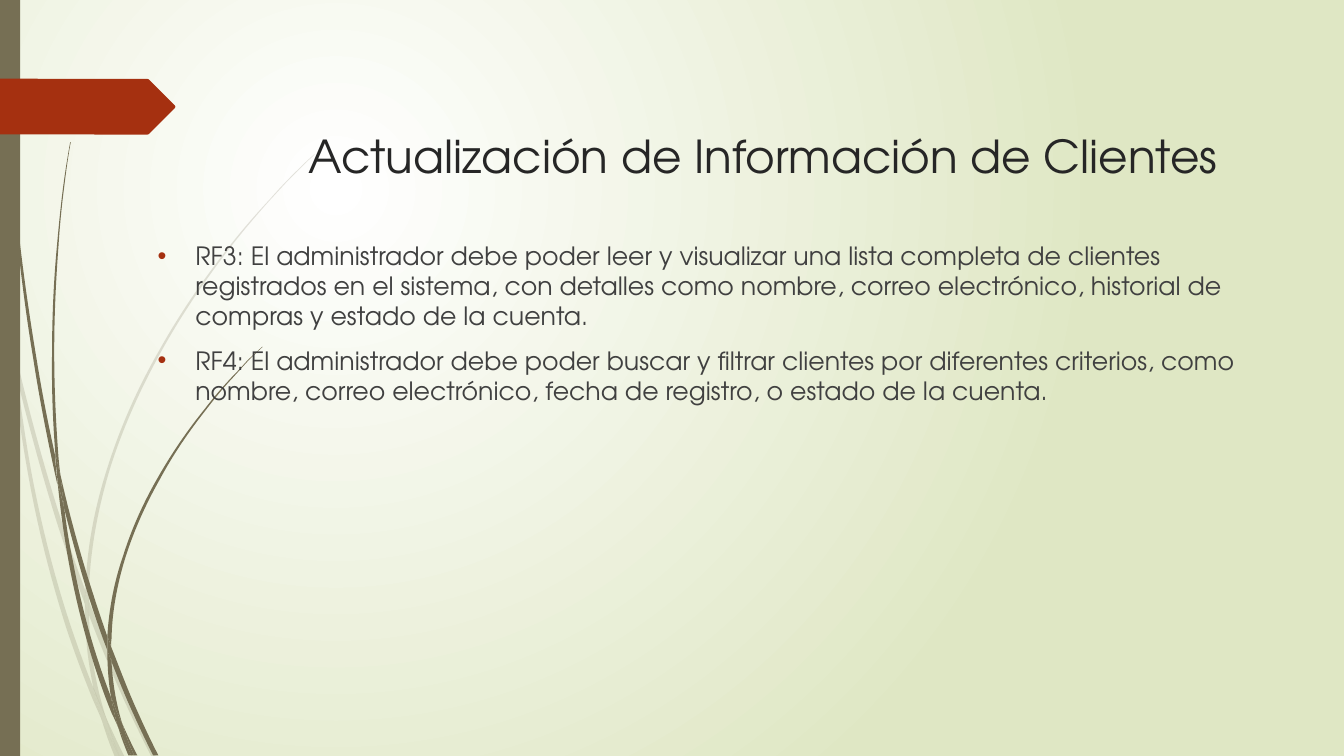
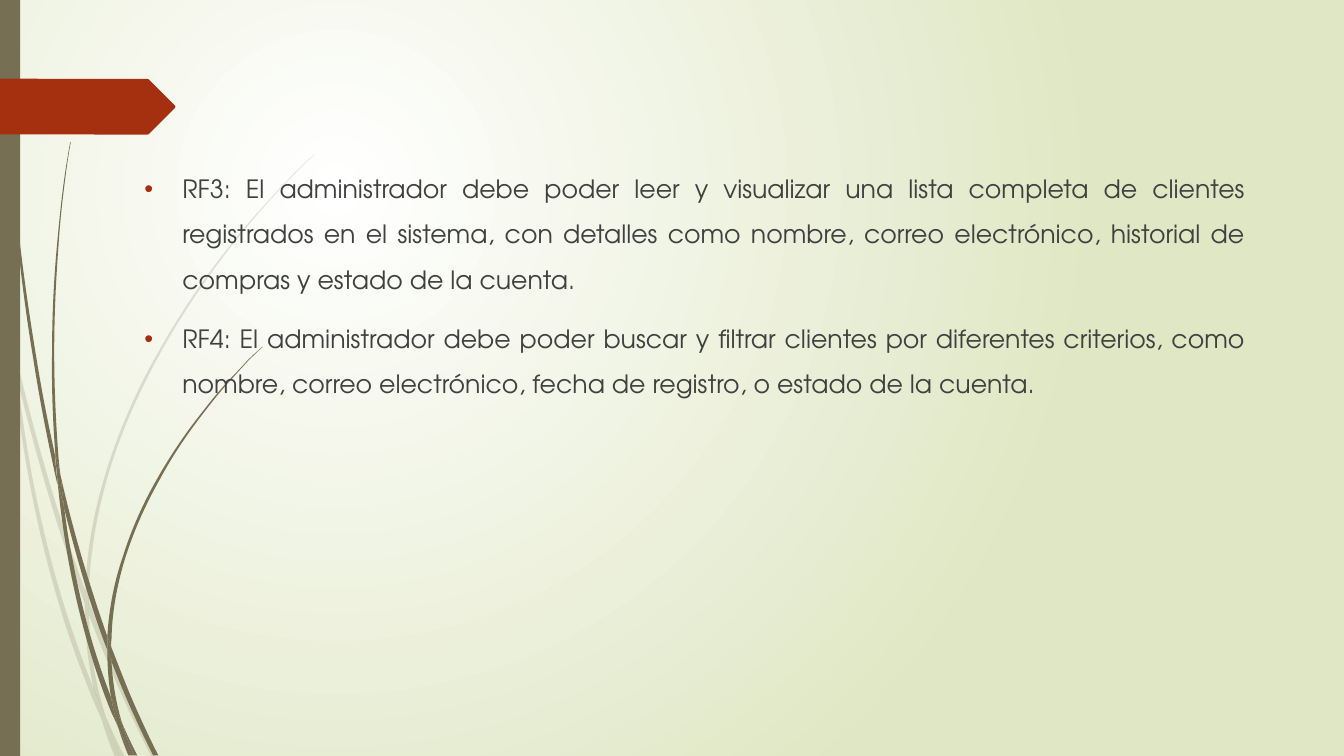
Before and after one commit to ChristianHernand16/Human-Computer-Integration-Human-Computer-Integration-And-Digital-Citizenship, a slide deck: slide 7 of Parte III/Informe/SISTEMA DE GESTIÓN DE VENTAS DE PERFUMERÍA EN.pptx (slide 10 before the commit). Drawn at 1344x756 pixels with LibreOffice and Linux fonts; fonts in the diff are those of the drawing. Boxes give left, top, right and bottom in pixels: in the first picture for what was removed or moved away, otherwise in the second. Text is boxed around its words. In the diff, an @@ line names an element or a change of style, - is before the commit and + after.

```diff
--- a/Parte III/Informe/SISTEMA DE GESTIÓN DE VENTAS DE PERFUMERÍA EN.pptx
+++ b/Parte III/Informe/SISTEMA DE GESTIÓN DE VENTAS DE PERFUMERÍA EN.pptx
@@ title removed at (308, 138, 1217, 174) @@
-Actualización de Información de Clientes
@@ text "RF3: El administrador debe poder ...": place and size @@
-text "RF3: El administrador debe poder ..." at (195, 246, 1234, 412)
+text "RF3: El administrador debe poder ..." at (182, 179, 1245, 405)
@@ text "RF3: El administrador debe poder ..." at (182, 179, 1245, 405): alignment left to justified; line spacing 1 to 1.5 @@
```
Also in this commit, not shown: 11 other slides changed, 1 other file.
